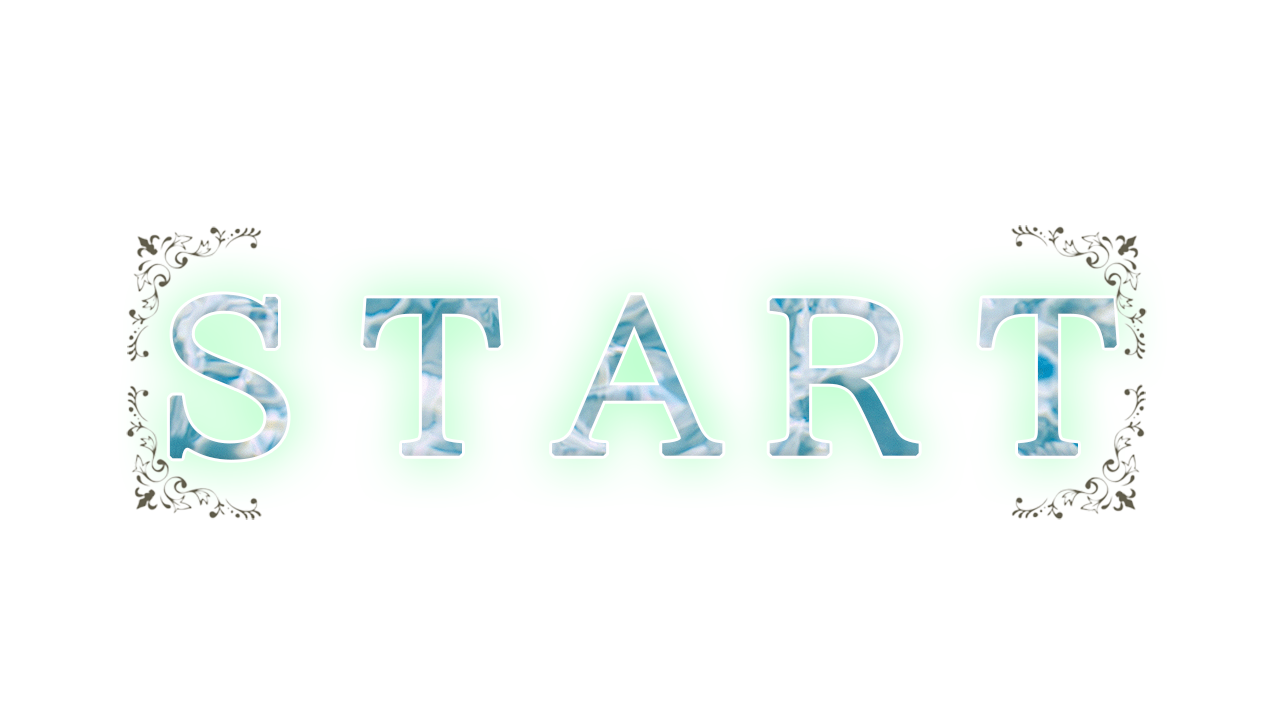
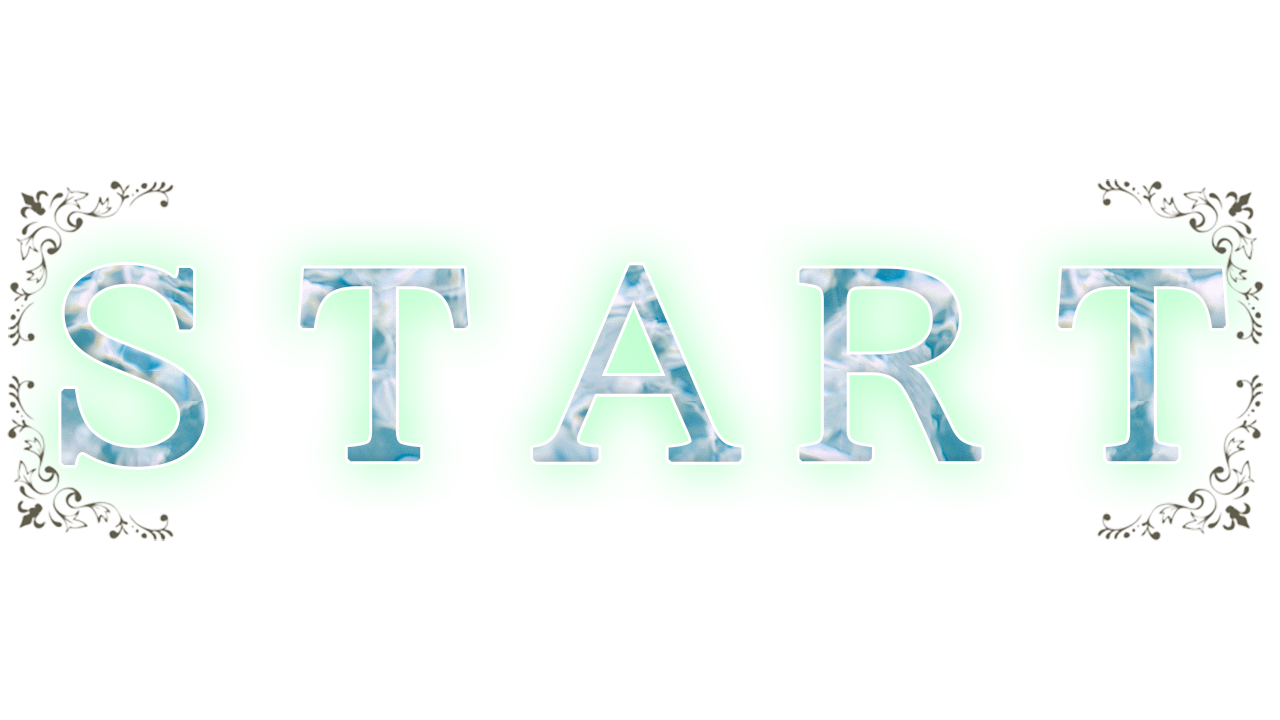
Before/after of a 1280 x 720 layered artwork. What changed in the layer stack:
painted on "28437_sample" (1st of 4) over [7, 374, 262, 541]
painted on "28437_sample" (2nd of 4) over [1011, 374, 1263, 541]
painted on "28437_sample" (3rd of 4) over [1011, 179, 1264, 360]
painted on "28437_sample" (4th of 4) over [8, 180, 262, 362]
painted on "ＳＴＡＲＴ" over [61, 264, 1226, 467]
